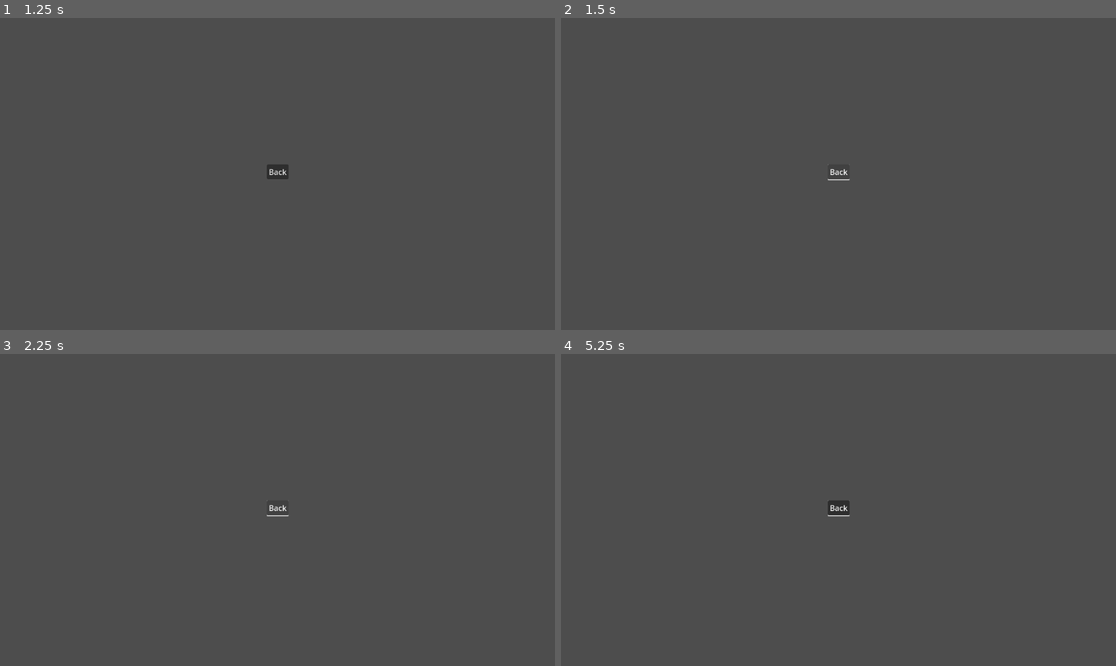
Above: before the commit, frames 1-4 (two rows, left to right).
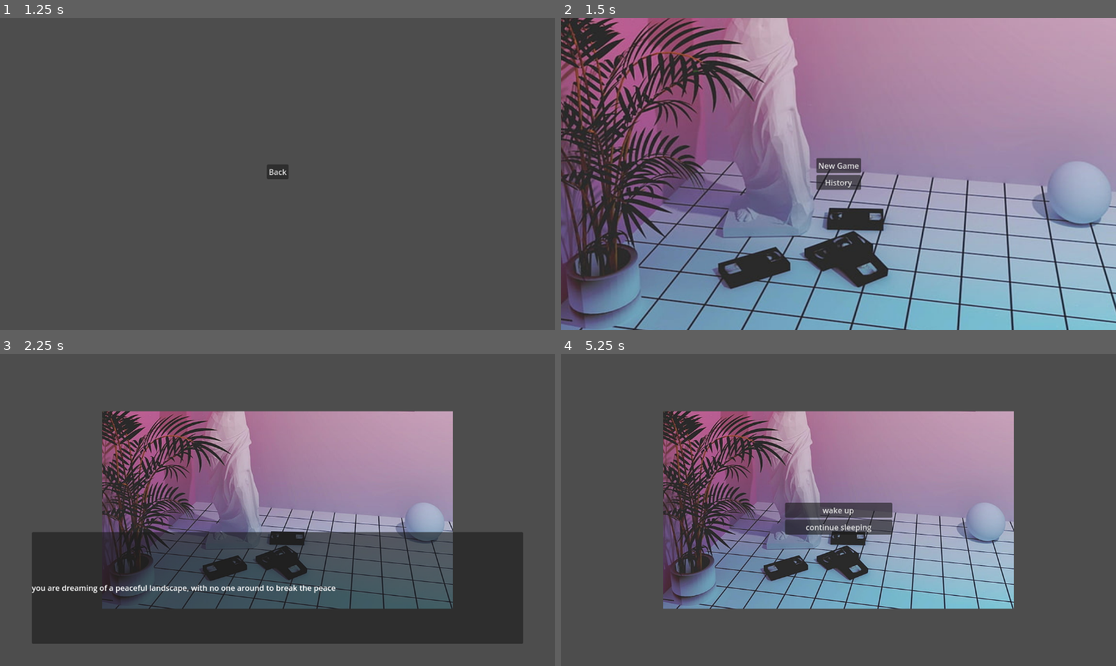
Above: after the commit, the same moments.

Repository: MansiAyer/VisualNovelTemplate2D
Game: Godot game, scene res://scenes/main_control.tscn
The game is run twice, just before and just after one commit, with the same random seed, the same clock (stepped at 60 frames per second) and the same inputs.
Inputs (mouse positions are in pixels of both pictures, inside the frame that each line leads up to):
- Up to frame 1 (1.25 s): click "History" at 0.5 s
- Up to frame 2 (1.5 s): click "Back" at 1.25 s
- Up to frame 3 (2.25 s): click (277, 500) at 2 s, where only the run after the commit has a clickable "New Game"
- Up to frame 4 (5.25 s): move the mouse to (960, 494) at 2.77 s; click (960, 494) at 2.85 s; move the mouse to (727, 525) at 3.52 s; click (727, 525) at 3.6 s; move the mouse to (894, 441) at 4.27 s; click (894, 441) at 4.35 s; move the mouse to (810, 572) at 5.02 s; click (810, 572) at 5.1 s

Frame 1 is identical in both runs. In frame 2, 96% of the frame differs, in the area x 0-100%, y 0-100%; in frame 3, 45%; in frame 4, 38%.

Commit message:
created history - sync history with completed acts

Diff:
--- a/scenes/main_control.tscn
+++ b/scenes/main_control.tscn
@@ -56,3 +56,4 @@
 alignment = 1
 
 [connection signal="menu_pressed" from="MainMenu" to="." method="handle_menu_actions"]
+[connection signal="close_history" from="History" to="." method="display_main_menu"]
--- a/scripts/history.gd
+++ b/scripts/history.gd
@@ -1,11 +1,12 @@
 extends ScrollContainer
 
-
+signal close_history
 
 # Called when the node enters the scene tree for the first time.
 func _ready() -> void:
 	var backbutton = Button.new()
 	backbutton.text = "Back"
+	backbutton.pressed.connect(handle_back_pressed)
 	add_child(backbutton)
 
 func set_history(dialogue_history: Array[String]):
@@ -18,3 +19,7 @@
 			temp_label.text = dg_item
 			newvbox.add_child(temp_label)
 		add_child(newvbox)
+
+func handle_back_pressed():
+	hide()
+	close_history.emit() # in main this signal connects to display_main_menu()
--- a/scripts/main_control.gd
+++ b/scripts/main_control.gd
@@ -3,7 +3,7 @@
 var screen_size : Vector2i
 var all_characters : Array[Character]
 var all_acts : Array[StoryAct]
-var current_history : Array[String]
+var current_history : Array[String] = []
 
 # Called when the node enters the scene tree for the first time.
 func _ready() -> void:
@@ -35,6 +35,7 @@
 			print("menu button pressed: "+ button_pressed)
 
 func handle_story_act_ends(ended_act: StoryAct):
+	current_history.append_array(ended_act.get_act_history())
 	if ended_act.get_act_outcome().is_empty():
 		display_main_menu()
 		get_node("History").set_history(current_history)
